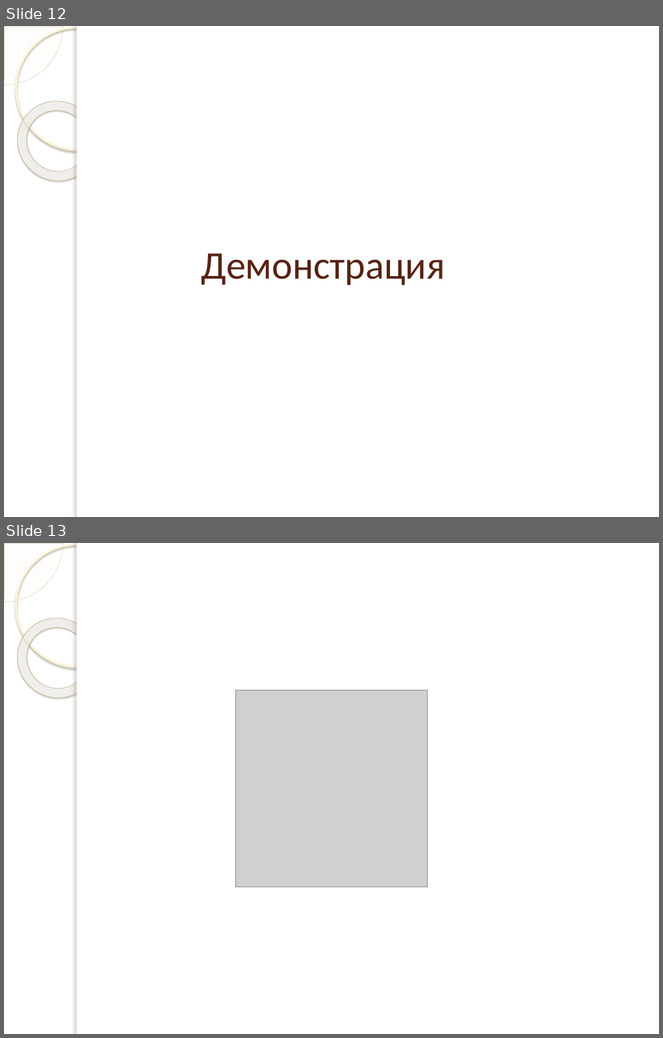
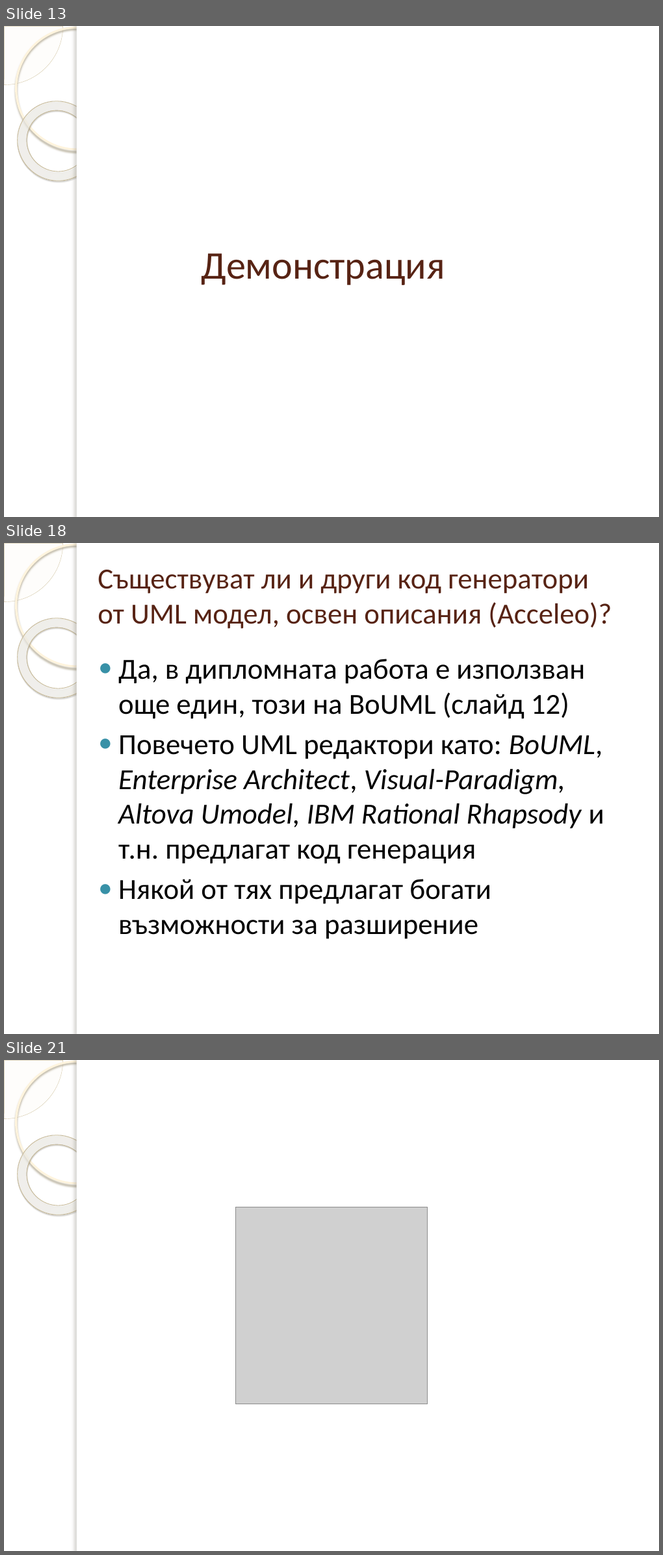
Before and after one commit to dmanev/ArchExtractor, a slide deck: ArchExtractor/doc/Presentation.pptx. Shown one above the other, each under a label of ours: slides 12 and 13 before the commit, slides 13, 18 and 21 after it; the slides between them are not shown. The pictures are 663x1038 and 663x1555 pixels, drawn with LibreOffice and Linux fonts; fonts in the diff are those of the drawing; grey boxes stand for pictures; background and template pictures are left out. Boxes give left, top, right and bottom in pixels: in the first picture for what was removed or moved away, otherwise in the second. Text is boxed around its words. In the diff, an @@ line names an element or a change of style, - is before the commit and + after.

```diff
--- a/ArchExtractor/doc/Presentation.pptx
+++ b/ArchExtractor/doc/Presentation.pptx
@@ slide 18 added at box(4, 543, 659, 1034), background picture (left out); not listed: 5 template elements that a slide beside it also shows @@
@@ title added at box(98, 570, 612, 629), 32 pt, text #572314 @@
+Съществуват ли и други код генератори от UML модел, освен описания (Acceleo)?
@@ text added at box(118, 659, 605, 939), 32 pt, text #000000 @@
+● Да, в дипломната работа е използван още един, този на BoUML (слайд 12)
+● Повечето UML редактори като: BoUML, Enterprise Architect, Visual-Paradigm, Altova Umodel, IBM Rational Rhapsody и т.н. предлагат код генерация
+● Някой от тях предлагат богати възможности за разширение
@@ what was slide 12 is now slide 13 @@
@@ what was slide 13 is now slide 21 @@
```
Also in this commit, not shown: 6 slides changed, 7 other slides added, 3 other files.
